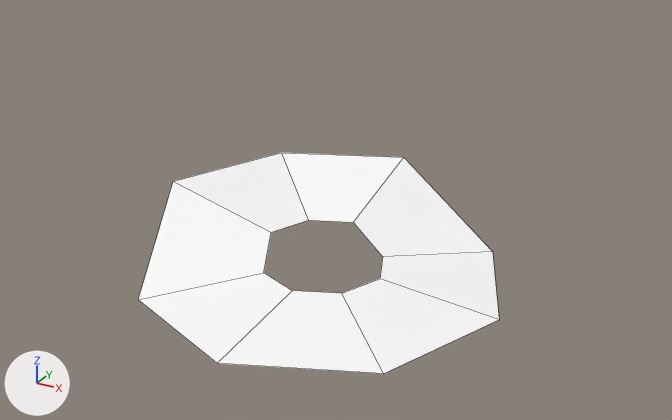
An edit to the FBX model BirdSimulator2015/Assets/Content/Models/Crypt/BigRoom/crypt_bigroom_ceiling.fbx, drawn before and after from the same camera.
Both versions are drawn from a 50 mm lens placed at (0.549, -0.966, 1.347), pointed at (0.023, -0.01, 0.869). Every picture has the same lights, and +X, +Y and +Z are marked at lower left. Mesh edges are drawn as thin lines. Where no turn or scale is listed for an object, it has been applied to the vertices.

The first picture shows 'crypt_bigroom_ceiling'.
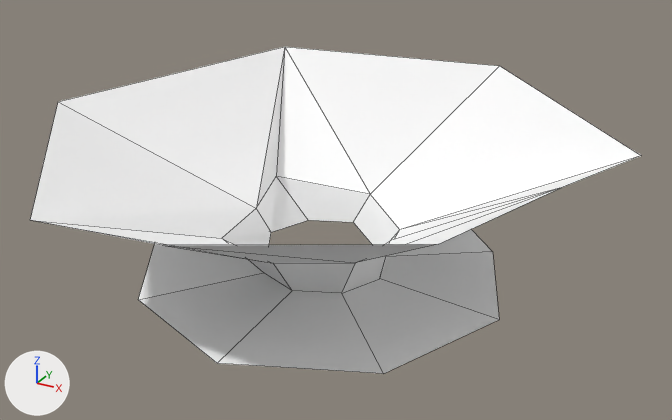
Location of each change, [x1, y1, x2, y2] in pixels of the pictures (672 x 420 px):
'crypt_bigroom_ceiling', reshaped (69% wider, 48% taller): before [138, 153, 499, 374]; after [30, 47, 641, 374]
part 1 of me_mesh, added: after [30, 47, 641, 293]

The edits, one by one:
me_mesh is used by ob_crypt_bigroom_ceiling; location (0.0, 0.0, 1.012).
me_mesh had 16 vertices, 8 faces and spanned x -0.246..0.246, y -0.246..0.246, z -0.246..-0.159.
me_mesh now has 32 vertices, 30 faces and spans x -0.32..0.341, y -0.327..0.316, z -0.246..0.006.
Part 1, on me_mesh:
16 vertices are added at x -0.32..0.341, y -0.327..0.316, z -0.188..0.006.
22 new faces join them.
